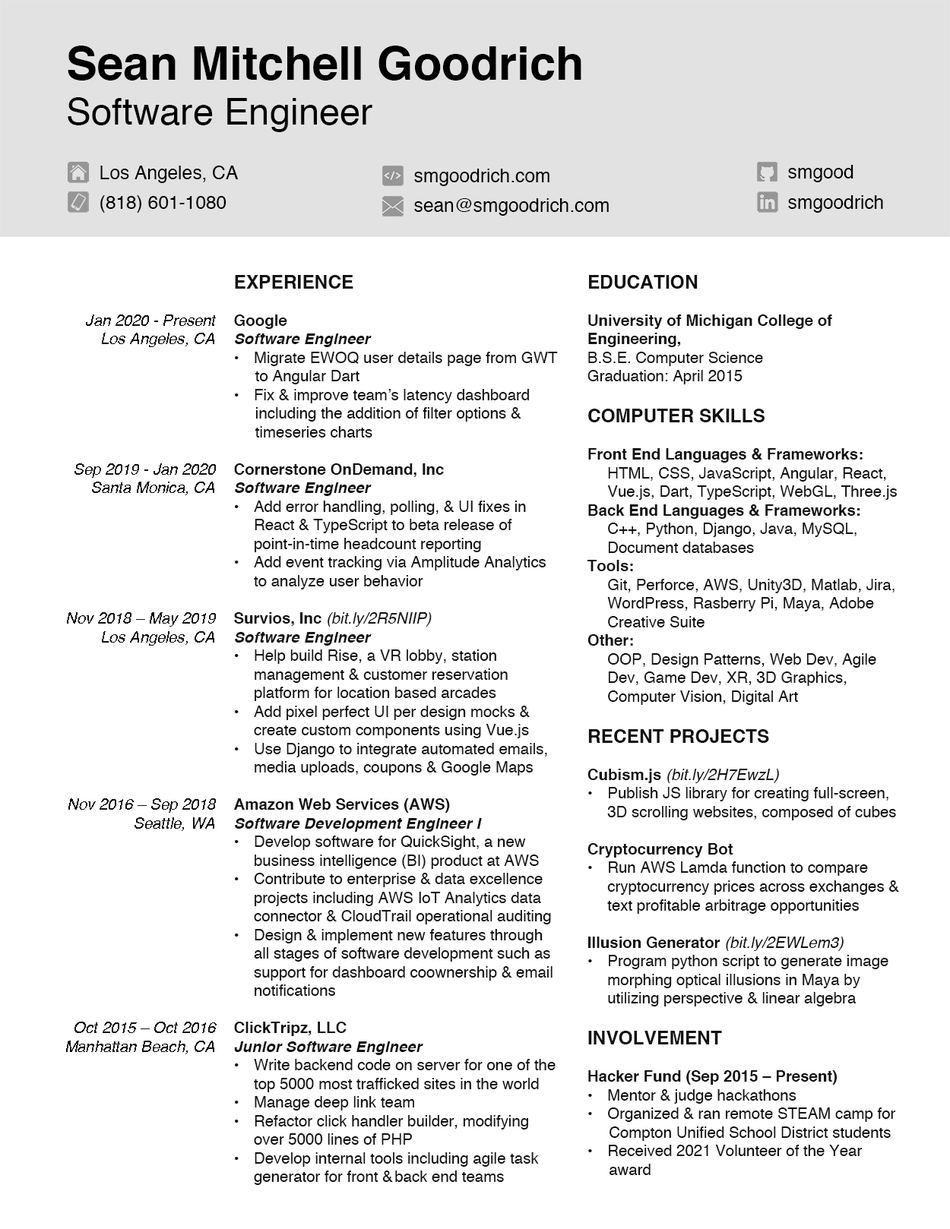
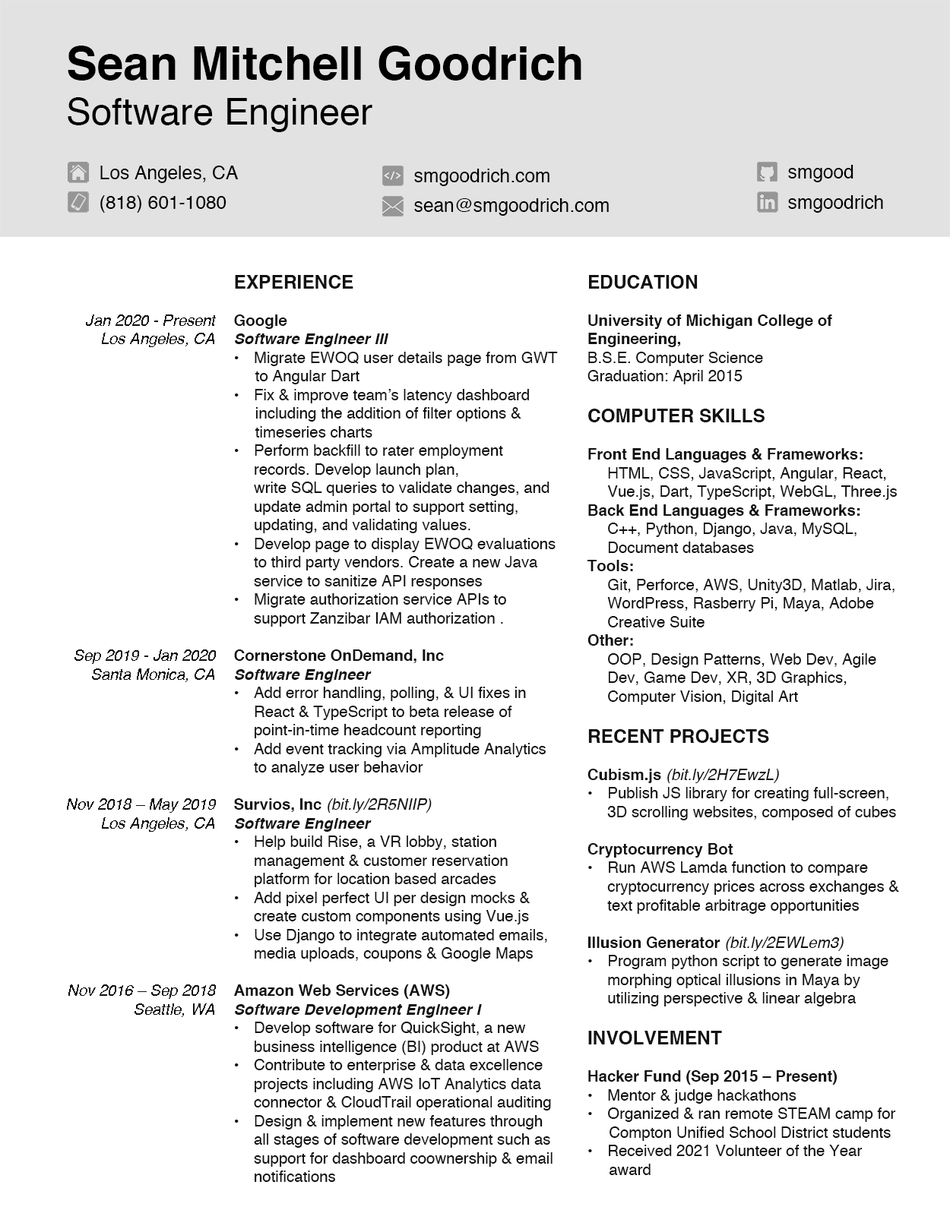
The second w=950, h=1229 image is a revision of the first. Changes to its layers:
painted on "Dates + Locations" over (66, 463, 217, 1055)
painted on "EXPERIENCE + Projects" over (233, 333, 556, 1186)
